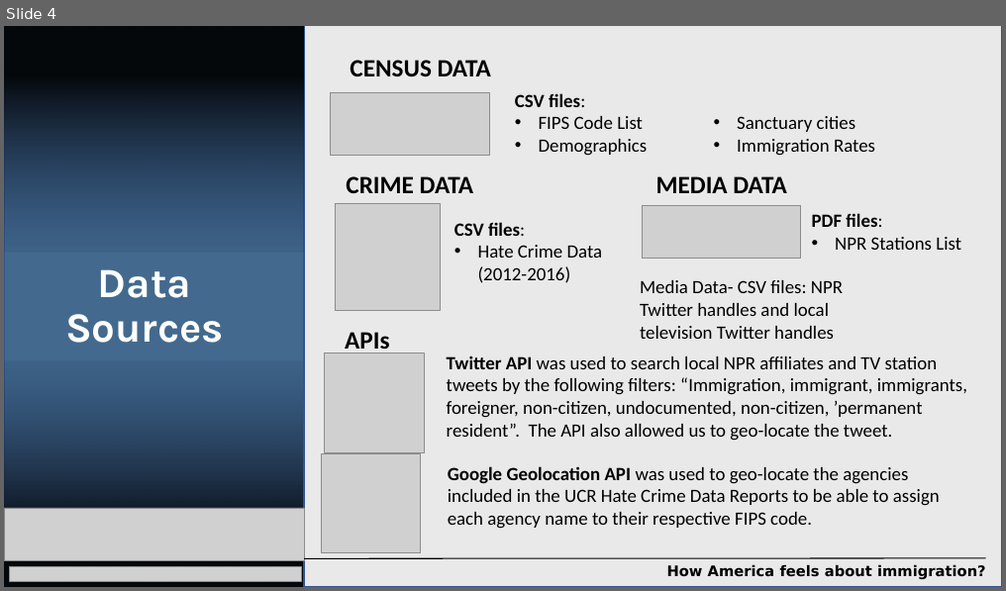
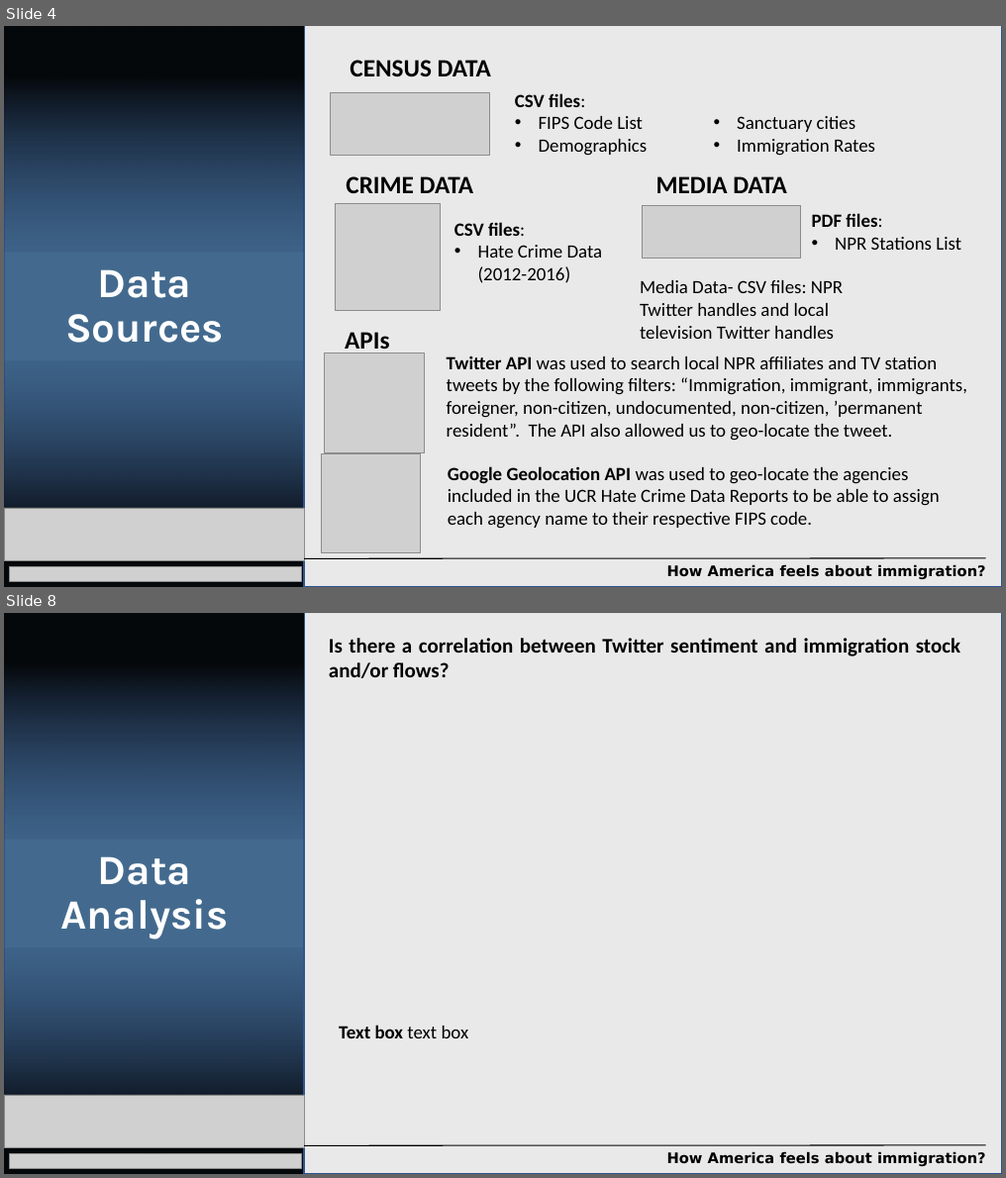
Before and after one commit to jmendiola84/Team_5, a slide deck: Project1-DataAnalytics.pptx. Shown one above the other, each under a label of ours: slide 4 before the commit, slides 4 and 8 after it; the slides between them are not shown. The pictures are 1006x591 and 1006x1178 pixels, drawn with LibreOffice and Linux fonts; fonts in the diff are those of the drawing; grey boxes stand for pictures; background and template pictures are left out. Boxes give left, top, right and bottom in pixels: in the first picture for what was removed or moved away, otherwise in the second. Text is boxed around its words. In the diff, an @@ line names an element or a change of style, - is before the commit and + after.

```diff
--- a/Project1-DataAnalytics.pptx
+++ b/Project1-DataAnalytics.pptx
@@ slide 8 added at (x1=4, y1=613, x2=1002, y2=1174), background picture (left out) @@
@@ rectangle added at (x1=4, y1=613, x2=304, y2=1174), fill #1F4E79 at 84% opacity, outline #325491 1 pt @@
@@ rectangle added at (x1=4, y1=613, x2=303, y2=839), fill gradient #000000 to #203864 @@
@@ rectangle added at (x1=304, y1=613, x2=1002, y2=1174), fill #E7E6E6 at 87% opacity, outline #325491 1 pt @@
@@ text added at (x1=329, y1=638, x2=960, y2=678), 20 pt, text #000000, bold @@
+Is there a correlation between Twitter sentiment and immigration stock and/or flows?
@@ title added at (x1=61, y1=857, x2=229, y2=940), 40 pt, text #FFFFFF, bold @@
+Data Analysis
@@ rectangle added at (x1=4, y1=949, x2=304, y2=1174), fill gradient #000000 to #203864 @@
@@ text added at (x1=339, y1=1025, x2=469, y2=1039), 18 pt, text #000000, bold @@
+Text box text box
@@ picture added at (x1=4, y1=1095, x2=304, y2=1149) @@
@@ line added from (304, 1146) to (986, 1146), #000000 1 pt @@
@@ picture added at (x1=9, y1=1154, x2=302, y2=1168) @@
@@ text added at (x1=667, y1=1152, x2=986, y2=1166), 14 pt, text #000000, bold @@
+How America feels about immigration?
```
Also in this commit, not shown: 13 slides changed, 6 other slides added.
